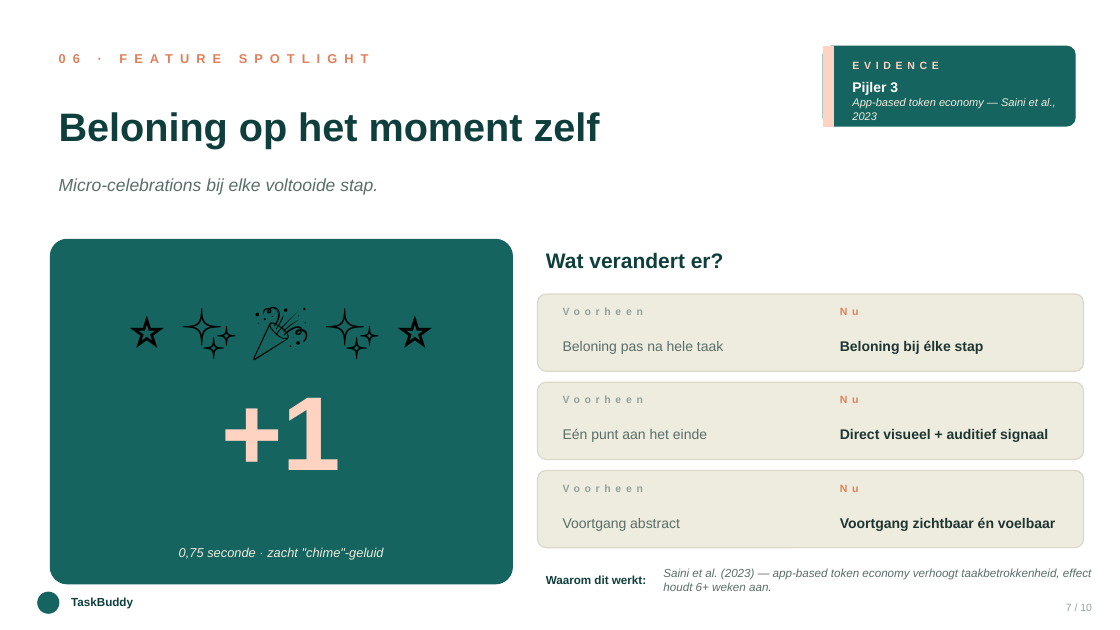
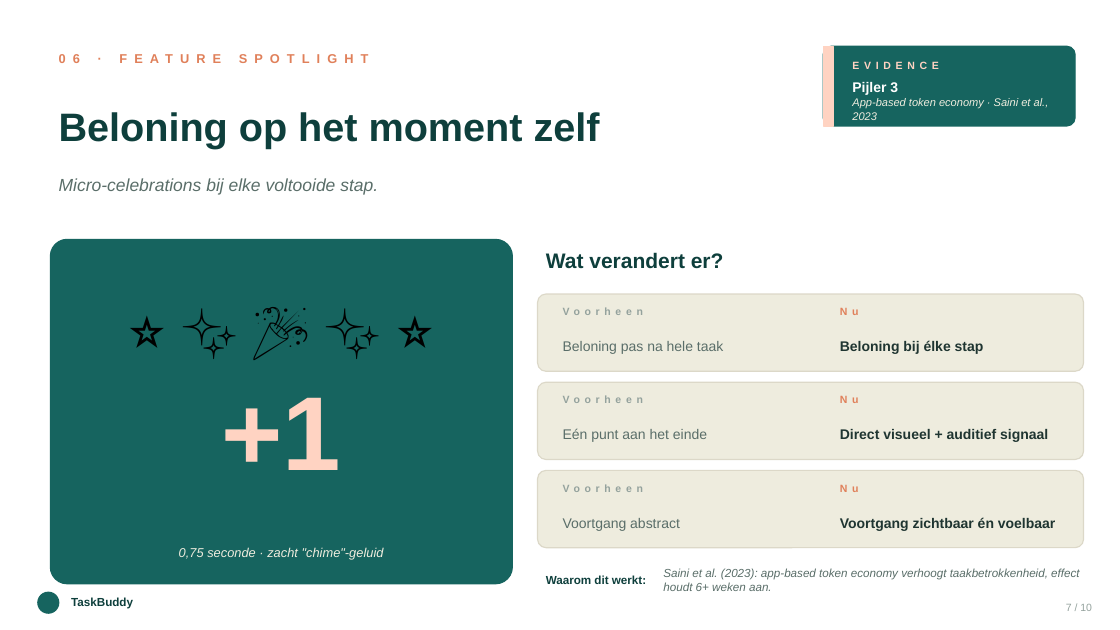
Before and after one commit to evelienbruns1999-debug/LVB-app, a slide deck: slide 7 of TaskBuddy-presentatie.pptx. Drawn at 1120x630 pixels with LibreOffice and Linux fonts; fonts in the diff are those of the drawing. Boxes give left, top, right and bottom in pixels: in the first picture for what was removed or moved away, otherwise in the second. Text is boxed around its words. In the diff, an @@ line names an element or a change of style, - is before the commit and + after.

```diff
--- a/TaskBuddy-presentatie.pptx
+++ b/TaskBuddy-presentatie.pptx
@@ text at bbox=[852, 98, 1049, 120]: text changed @@
-App-based token economy — Saini et al., 2023
+App-based token economy · Saini et al., 2023
@@ text at bbox=[663, 568, 1079, 591]: text changed @@
-Saini et al. (2023) — app-based token economy verhoogt taakbetrokkenheid, effect houdt 6+ weken aan.
+Saini et al. (2023): app-based token economy verhoogt taakbetrokkenheid, effect houdt 6+ weken aan.
```
Also in this commit, not shown: 8 other slides changed.
